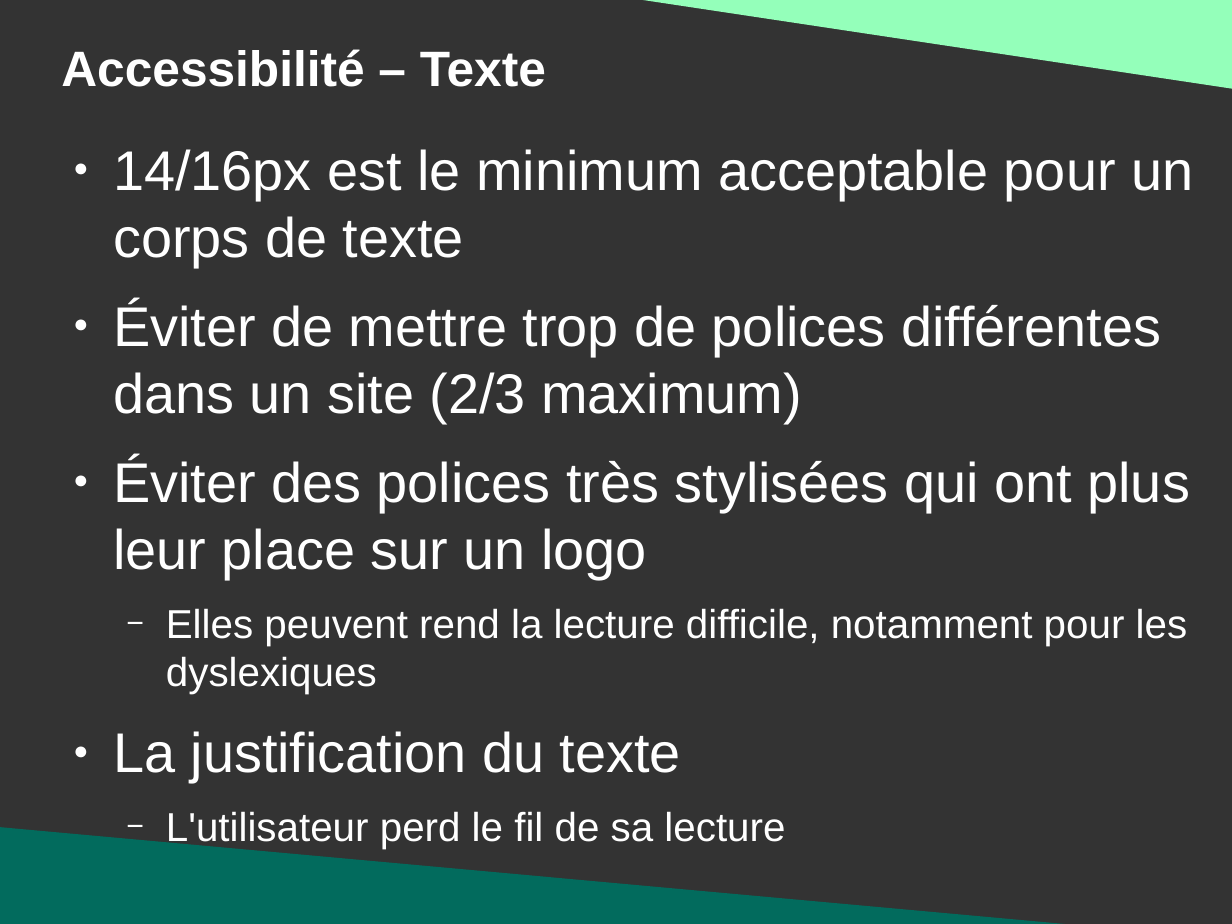
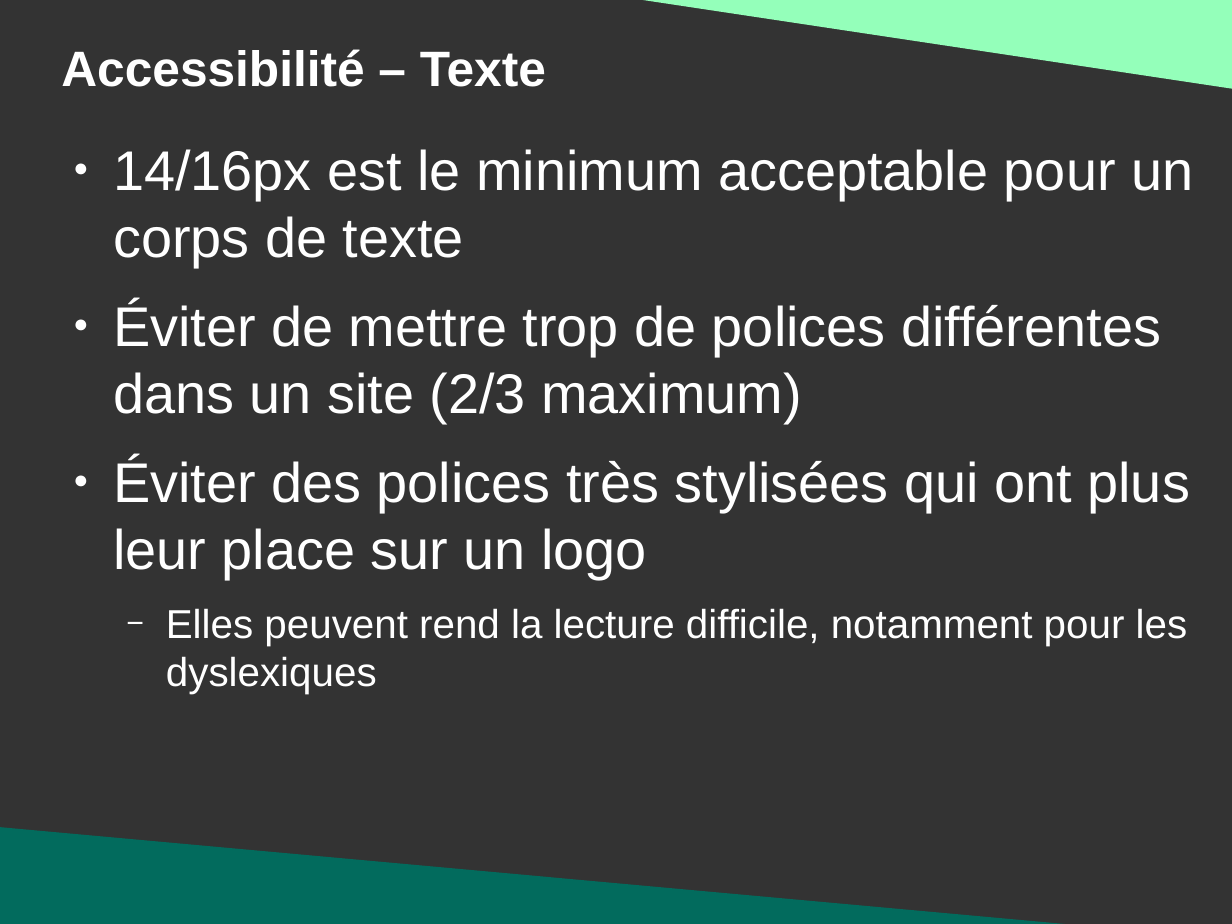
Before and after one commit to DanYellow/presentations, a slide deck: slide 7 of mmi/html/bonnes-pratiques/presentation.odp. Drawn at 1232x924 pixels with LibreOffice and Linux fonts; fonts in the diff are those of the drawing. Boxes give left, top, right and bottom in pixels: in the first picture for what was removed or moved away, otherwise in the second. Text is boxed around its words. In the diff, an @@ line names an element or a change of style, - is before the commit and + after.

```diff
--- a/mmi/html/bonnes-pratiques/presentation.odp
+++ b/mmi/html/bonnes-pratiques/presentation.odp
@@ text at (113, 731, 785, 849): paragraphs removed @@
-● La justification du texte
-  − L'utilisateur perd le fil de sa lecture
```
Also in this commit, not shown: 2 other slides changed, 2 slides added, 4 other files.
